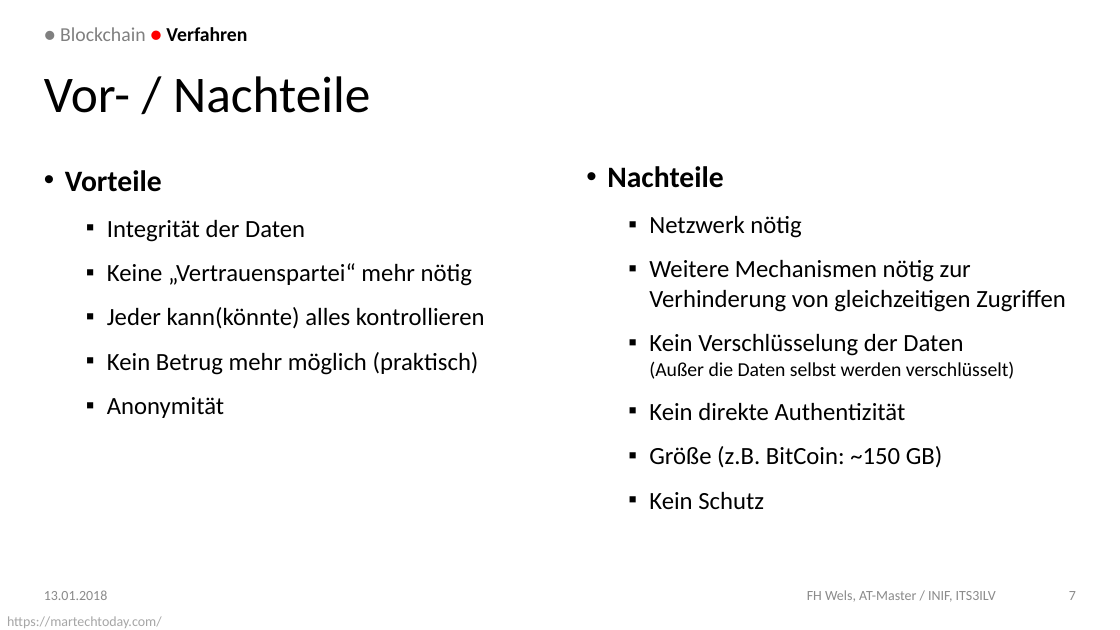
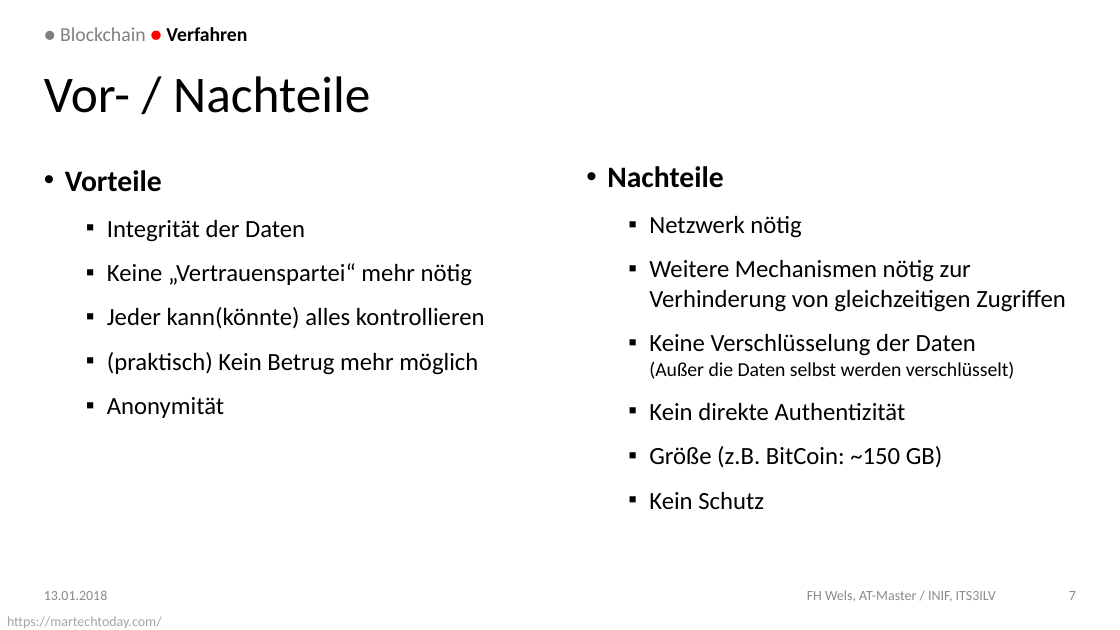
Before and after one commit to DoSchoe/ITS, a slide deck: slide 7 of Präsentation/Blockchain – Technologie.pptx. Drawn at 1120x630 pixels with LibreOffice and Linux fonts; fonts in the diff are those of the drawing; background and template pictures are left out. Boxes give left, top, right and bottom in pixels: in the first picture for what was removed or moved away, otherwise in the second. Text is boxed around its words. In the diff, an @@ line names an element or a change of style, - is before the commit and + after.

```diff
--- a/Präsentation/Blockchain – Technologie.pptx
+++ b/Präsentation/Blockchain – Technologie.pptx
@@ text at bbox=[107, 352, 478, 375]: text changed @@
-  ▪ Kein Betrug mehr möglich (praktisch)
+  ▪ (praktisch) Kein Betrug mehr möglich
@@ text at bbox=[649, 334, 1015, 379]: text changed @@
-  ▪ Kein Verschlüsselung der Daten
-    (Außer die Daten selbst werden verschlüsselt)
+  ▪ Keine Verschlüsselung der Daten
+    (Außer die Daten selbst werden verschlüsselt)
```
Also in this commit, not shown: 4 other slides changed, 6 slides added, 1 other file.
